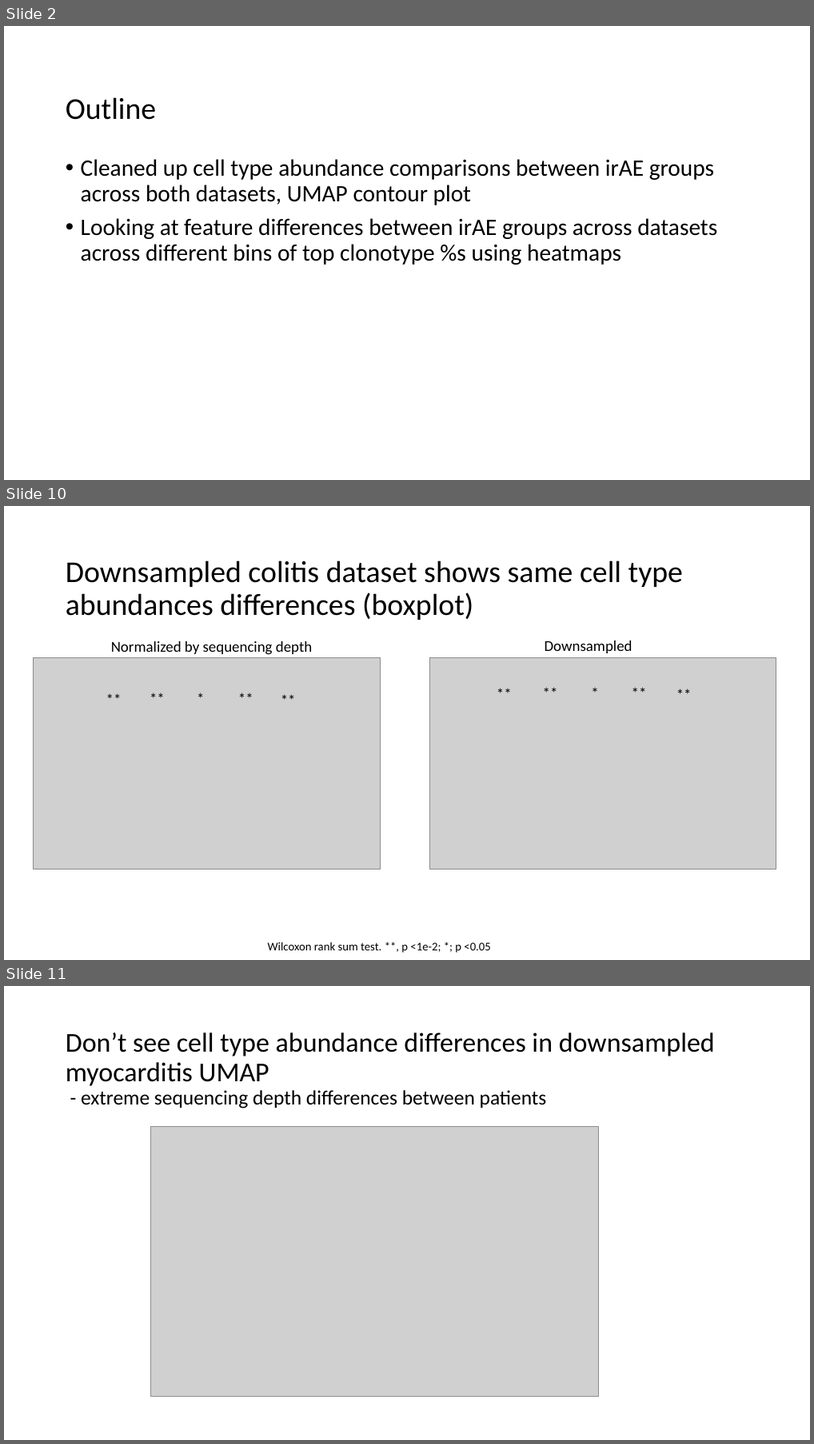
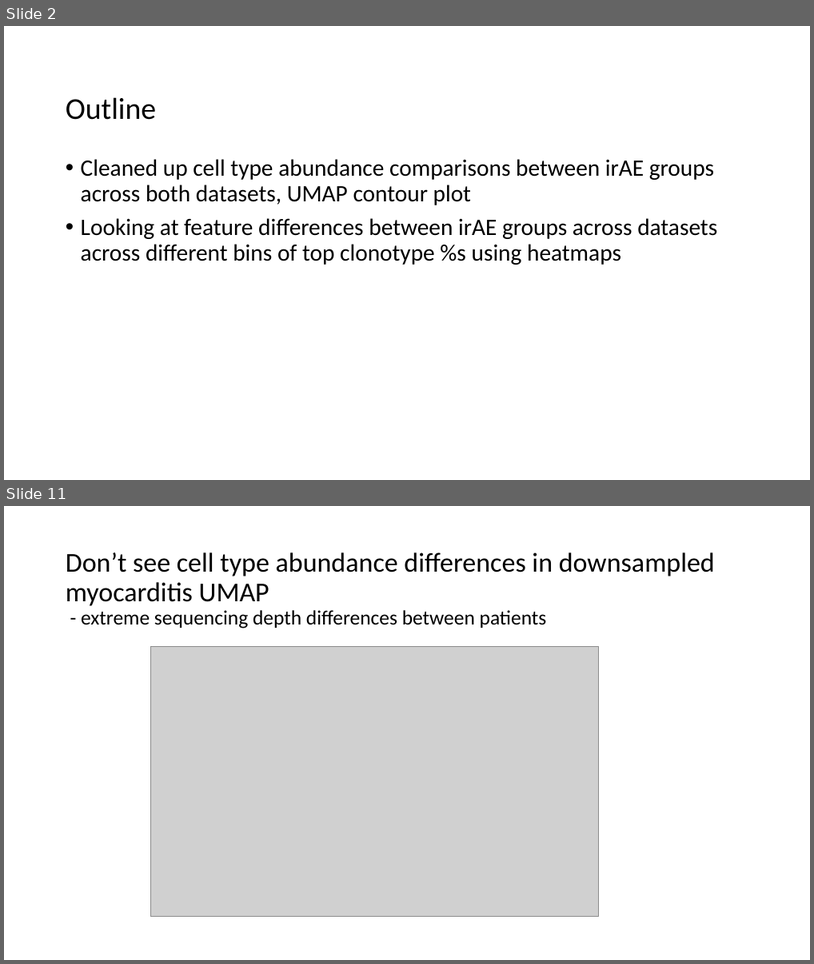
Before and after one commit to tybottorff/bottorffdocs, a slide deck: linsley_postdoc/presentations/weekly_meetings/1_10_24.pptx. Shown one above the other, each under a label of ours: slides 2, 10 and 11 before the commit, slides 2 and 11 after it; the slides between them are not shown. The pictures are 814x1444 and 814x964 pixels, drawn with LibreOffice and Linux fonts; fonts in the diff are those of the drawing; grey boxes stand for pictures. Boxes give left, top, right and bottom in pixels: in the first picture for what was removed or moved away, otherwise in the second. Text is boxed around its words. In the diff, an @@ line names an element or a change of style, - is before the commit and + after.

```diff
--- a/linsley_postdoc/presentations/weekly_meetings/1_10_24.pptx
+++ b/linsley_postdoc/presentations/weekly_meetings/1_10_24.pptx
@@ slide 10 removed at bbox=[4, 506, 810, 960], background #FFFFFF @@
@@ title removed at bbox=[66, 560, 683, 620] @@
-Downsampled colitis dataset shows same cell type abundances differences (boxplot)
@@ text removed at bbox=[111, 641, 312, 655] @@
-Normalized by sequencing depth
@@ text removed at bbox=[545, 640, 633, 653] @@
-Downsampled
@@ picture removed at bbox=[33, 657, 381, 868] @@
@@ picture removed at bbox=[430, 657, 776, 868] @@
@@ text removed at bbox=[100, 686, 145, 711] @@
-**
@@ text removed at bbox=[144, 686, 189, 710] @@
-**
@@ text removed at bbox=[191, 686, 236, 711] @@
-*
@@ text removed at bbox=[233, 686, 278, 711] @@
-**
@@ text removed at bbox=[275, 688, 320, 712] @@
-**
@@ text removed at bbox=[491, 681, 536, 706] @@
-**
@@ text removed at bbox=[537, 680, 582, 704] @@
-**
@@ text removed at bbox=[586, 681, 630, 705] @@
-*
@@ text removed at bbox=[626, 681, 670, 705] @@
-**
@@ text removed at bbox=[670, 682, 715, 706] @@
-**
@@ text removed at bbox=[268, 941, 490, 952] @@
-Wilcoxon rank sum test. **, p <1e-2; *; p <0.05
```
Also in this commit, not shown: 8 slides changed, 1 slide added, 1 other file.
